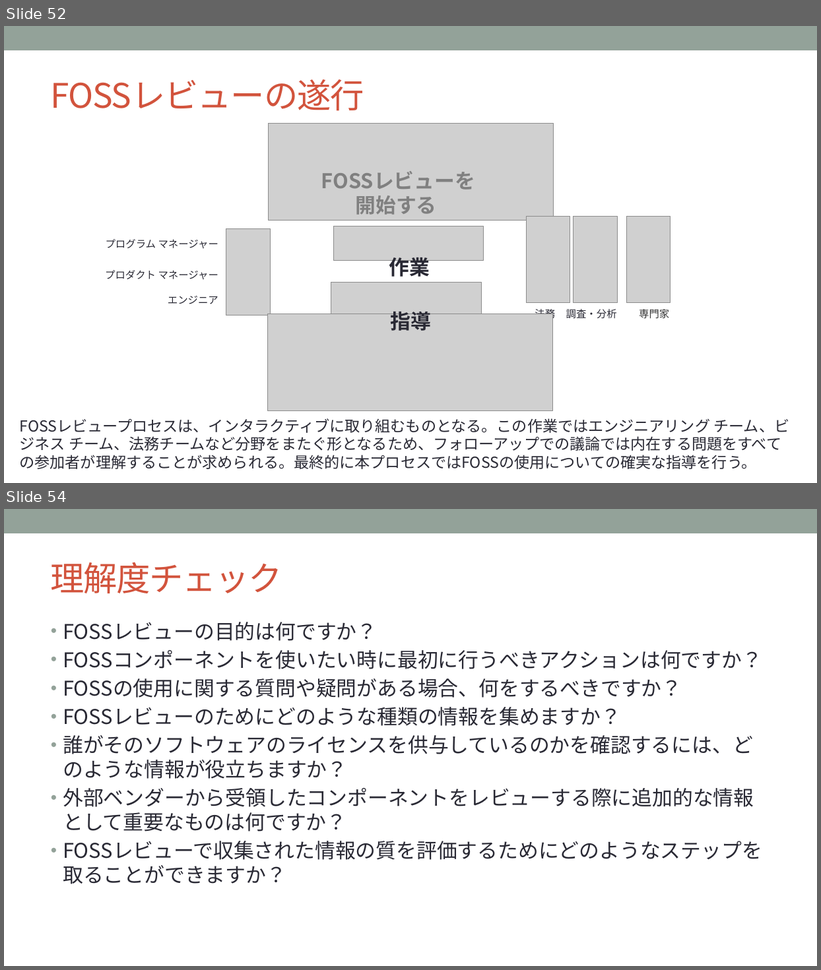
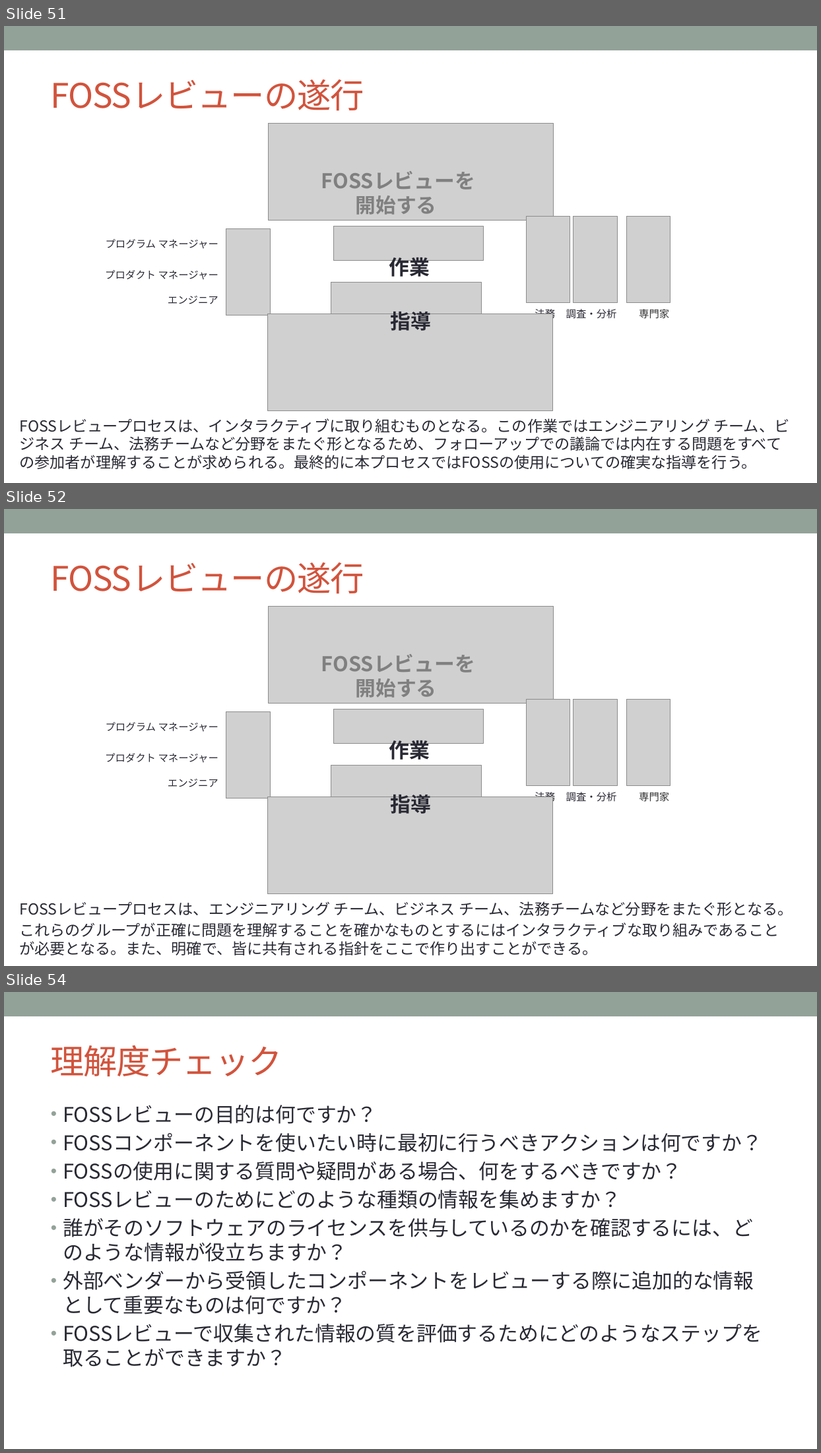
Before and after one commit to OpenChain-Project/Curriculum-Translation-JP, a slide deck: REVIEW/Version_for_v1.1/openchain-curriculum-for-1-1_JP_review_tani.pptx. Shown one above the other, each under a label of ours: slides 52 and 54 before the commit, slides 51, 52 and 54 after it; the slides between them are not shown. The pictures are 821x970 and 821x1453 pixels, drawn with LibreOffice and Linux fonts; fonts in the diff are those of the drawing; grey boxes stand for pictures; background and template pictures are left out. Boxes give left, top, right and bottom in pixels: in the first picture for what was removed or moved away, otherwise in the second. Text is boxed around its words. In the diff, an @@ line names an element or a change of style, - is before the commit and + after.

```diff
--- a/REVIEW/Version_for_v1.1/openchain-curriculum-for-1-1_JP_review_tani.pptx
+++ b/REVIEW/Version_for_v1.1/openchain-curriculum-for-1-1_JP_review_tani.pptx
@@ slide 52 added at bbox=[4, 509, 817, 966], background #FFFFFF; not listed: 1 template element that a slide beside it also shows @@
@@ title added at bbox=[51, 562, 364, 594], 40 pt, text #D2533C @@
+FOSSレビューの遂行
@@ picture added at bbox=[269, 606, 554, 704] @@
@@ text added at bbox=[321, 654, 475, 698], 24 pt, text #808080, bold @@
+FOSSレビューを
+開始する
@@ picture added at bbox=[526, 699, 570, 786] @@
@@ picture added at bbox=[574, 699, 618, 786] @@
@@ picture added at bbox=[627, 699, 671, 786] @@
@@ text added at bbox=[106, 722, 218, 731], 12 pt, text #292934 @@
+プログラム マネージャー
@@ picture added at bbox=[226, 712, 270, 798] @@
@@ picture added at bbox=[333, 710, 483, 744] @@
@@ text added at bbox=[389, 741, 430, 763], 24 pt, text #292934, bold @@
+作業
@@ text added at bbox=[105, 753, 218, 762], 12 pt, text #292934 @@
+プロダクト マネージャー
@@ picture added at bbox=[331, 766, 481, 800] @@
@@ text added at bbox=[168, 779, 218, 788], 12 pt, text #292934 @@
+エンジニア
@@ picture added at bbox=[267, 797, 552, 894] @@
@@ text added at bbox=[390, 795, 431, 814], 24 pt, text #292934, bold @@
+指導
@@ text added at bbox=[535, 790, 555, 803], 12 pt, text #292934 @@
+法務
@@ text added at bbox=[566, 792, 617, 802], 12 pt, text #292934 @@
+調査・分析
@@ text added at bbox=[639, 792, 669, 802], 12 pt, text #333333 @@
+専門家
@@ text added at bbox=[20, 902, 793, 956], 18 pt, text #292934 @@
+FOSSレビュープロセスは、エンジニアリング チーム、ビジネス チーム、法務チームなど分野をまたぐ形となる。
+これらのグループが正確に問題を理解することを確かなものとするにはインタラクティブな取り組みであることが必要となる。また、明確で、皆に共有される指針をここで作り出すことができる。
@@ what was slide 52 is now slide 51 @@
```
Also in this commit, not shown: 13 slides changed, 1 other slide added, 2 slides removed.
